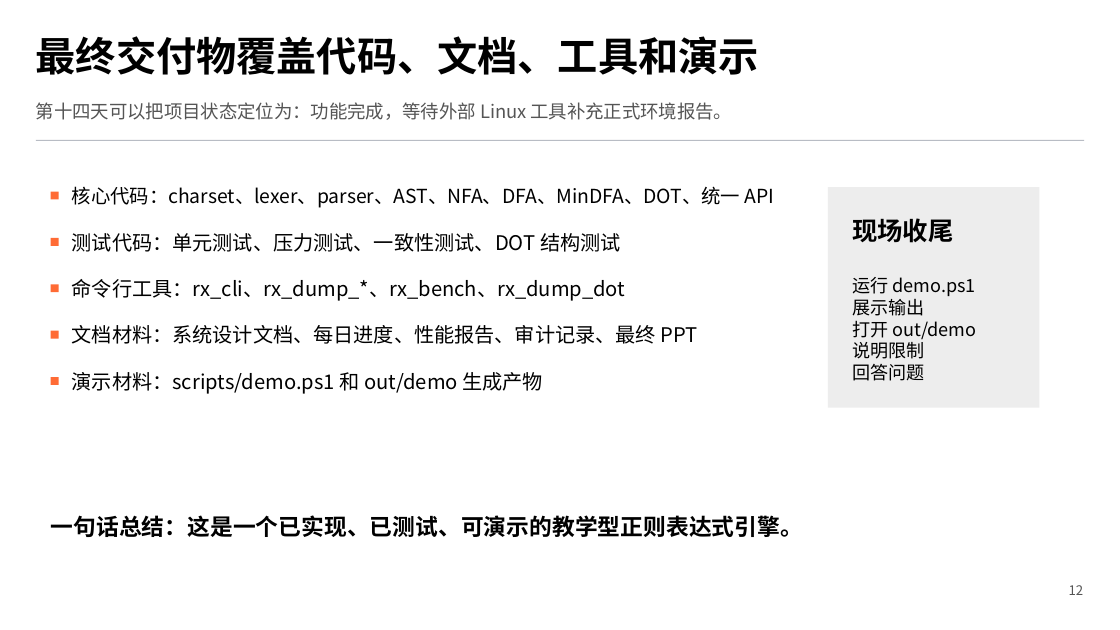
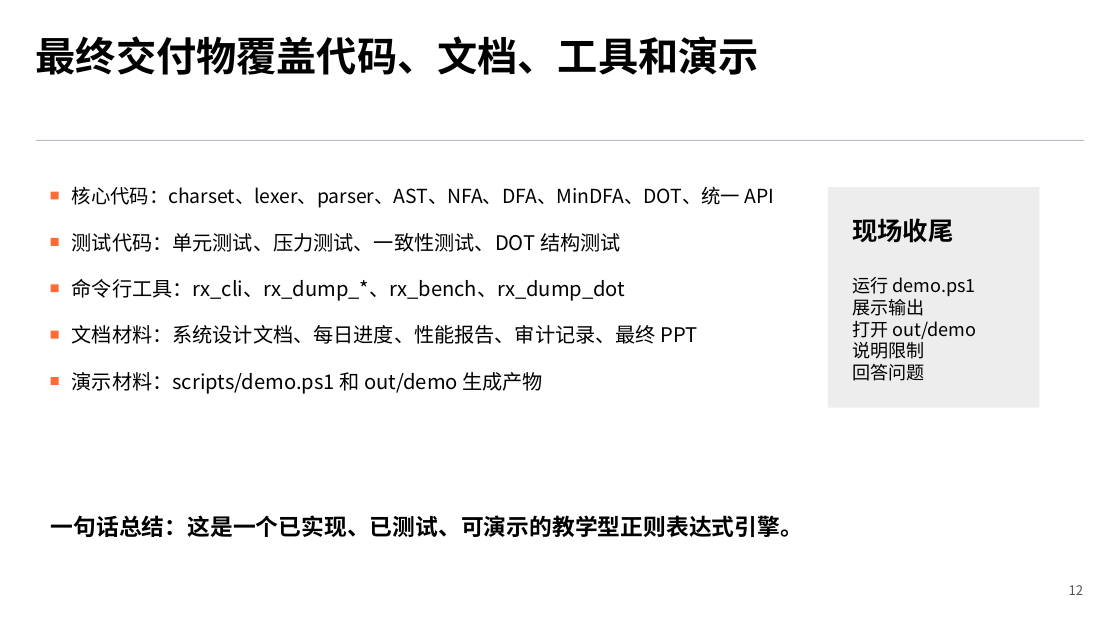
Before and after one commit to forrsine/likuan, a slide deck: slide 12 of 汇报-最终版.pptx. Drawn at 1120x630 pixels with LibreOffice and Linux fonts; fonts in the diff are those of the drawing. Boxes give left, top, right and bottom in pixels: in the first picture for what was removed or moved away, otherwise in the second. Text is boxed around its words. In the diff, an @@ line names an element or a change of style, - is before the commit and + after.

```diff
--- a/汇报-最终版.pptx
+++ b/汇报-最终版.pptx
@@ text removed at <box>36,102,733,120</box> @@
-第十四天可以把项目状态定位为：功能完成，等待外部 Linux 工具补充正式环境报告。
```
Also in this commit, not shown: 4 other slides changed, 2 other files.
